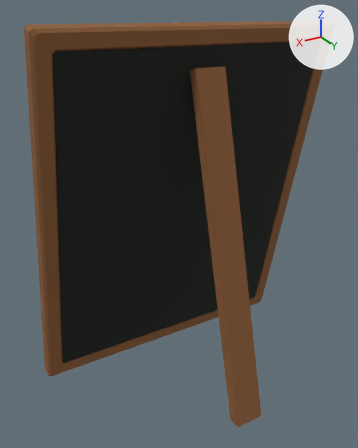
Before and after pictures for a commit that changed the glTF model godot/modelos/accesorios/pizarra_precios.glb.
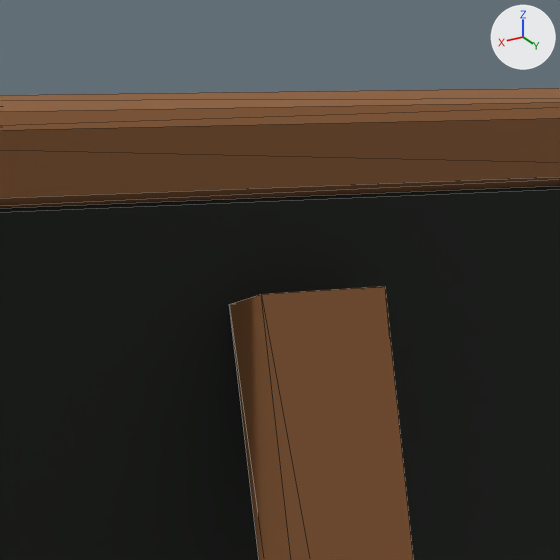
Each version appears first whole from a 50 mm lens placed at (0.3013, 0.4571, 0.4446), pointed at (0.0211, -0.0098, 0.2112), and next in a close-up on the part from 38% to 74% of the width and 0% to 29% of the height. Arrows for +X, +Y and +Z are at upper right; the lights stay in place. The last two pictures show the newer version. The close-ups show mesh edges as thin lines. Objects named as collision shapes, trigger or cutter boxes, shadow casters or lower levels of detail are left out. Where no turn or scale is listed for an object, it has been applied to the vertices. Vertices at exactly the same position are counted once.

The older version as bpy lines, for what is in view:
```python
me_pizarra_precios_cuerpo = bpy.data.meshes.new('pizarra_precios_cuerpo')
me_pizarra_precios_cuerpo.from_pydata(...)  # 104 vertices, 194 faces; spans x -0.18..0.18, y -0.117..0.117, z 0.0..0.434
# faces by material slot: [10, 182, 2]
me_pizarra_precios_cuerpo.materials.append(mat_m_pizarra)  # black #141a14
me_pizarra_precios_cuerpo.materials.append(mat_m_madera)  # brown #8c5c33
me_pizarra_precios_cuerpo.materials.append(mat_t_pizarra_precios)  # picture img_pizarra_precios
ob_pizarra_precios_cuerpo = bpy.data.objects.new('pizarra_precios_cuerpo', me_pizarra_precios_cuerpo)
ob_pizarra_precios_cuerpo.location = (0.0, 0.0, 0.0)
```
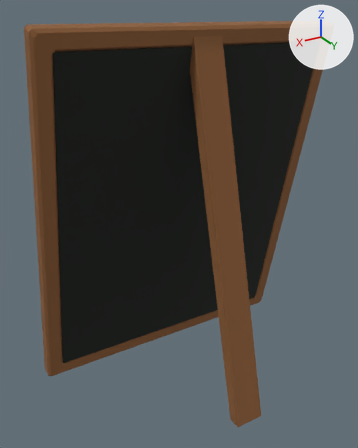
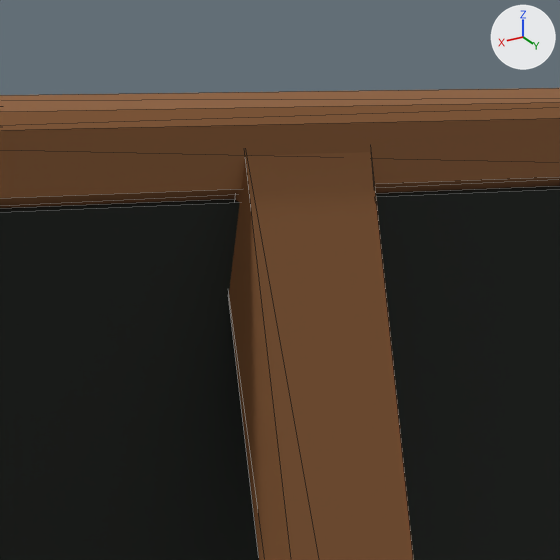
The change, as a list of edits to the scene's bpy script:
```text
Change me_pizarra_precios_cuerpo:
    where me_pizarra_precios_cuerpo.from_pydata(...)  # 104 vertices, 194 faces; spans x -0.18..0.18, y -0.117..0.117, z 0.0..0.434
    used by ob_pizarra_precios_cuerpo; location = (0.0, 0.0, 0.0)
    me_pizarra_precios_cuerpo part 1
    me_pizarra_precios_cuerpo.vertices[9].co: (0.018, 0.006, 0.388) -> (0.018, 0.004, 0.394)  # pixel (229, 304) -> not seen
    me_pizarra_precios_cuerpo.vertices[11].co: (0.018, 0.019, 0.391) -> (0.018, 0.011, 0.425)  # pixel (261, 294) -> not seen
    me_pizarra_precios_cuerpo.vertices[13].co: (-0.018, 0.006, 0.388) -> (-0.018, 0.004, 0.394)
    me_pizarra_precios_cuerpo.vertices[15].co: (-0.018, 0.019, 0.391) -> (-0.018, 0.011, 0.425)  # pixel (385, 286) -> not seen
```

Location of each change, [x1, y1, x2, y2] in pixels of the close-ups (560 x 560 px; the box of a moved part takes in the faces that stretch with it):
part 1 of me_pizarra_precios_cuerpo, moved or reshaped: before [229, 286, 414, 560]; after [229, 152, 414, 560]
